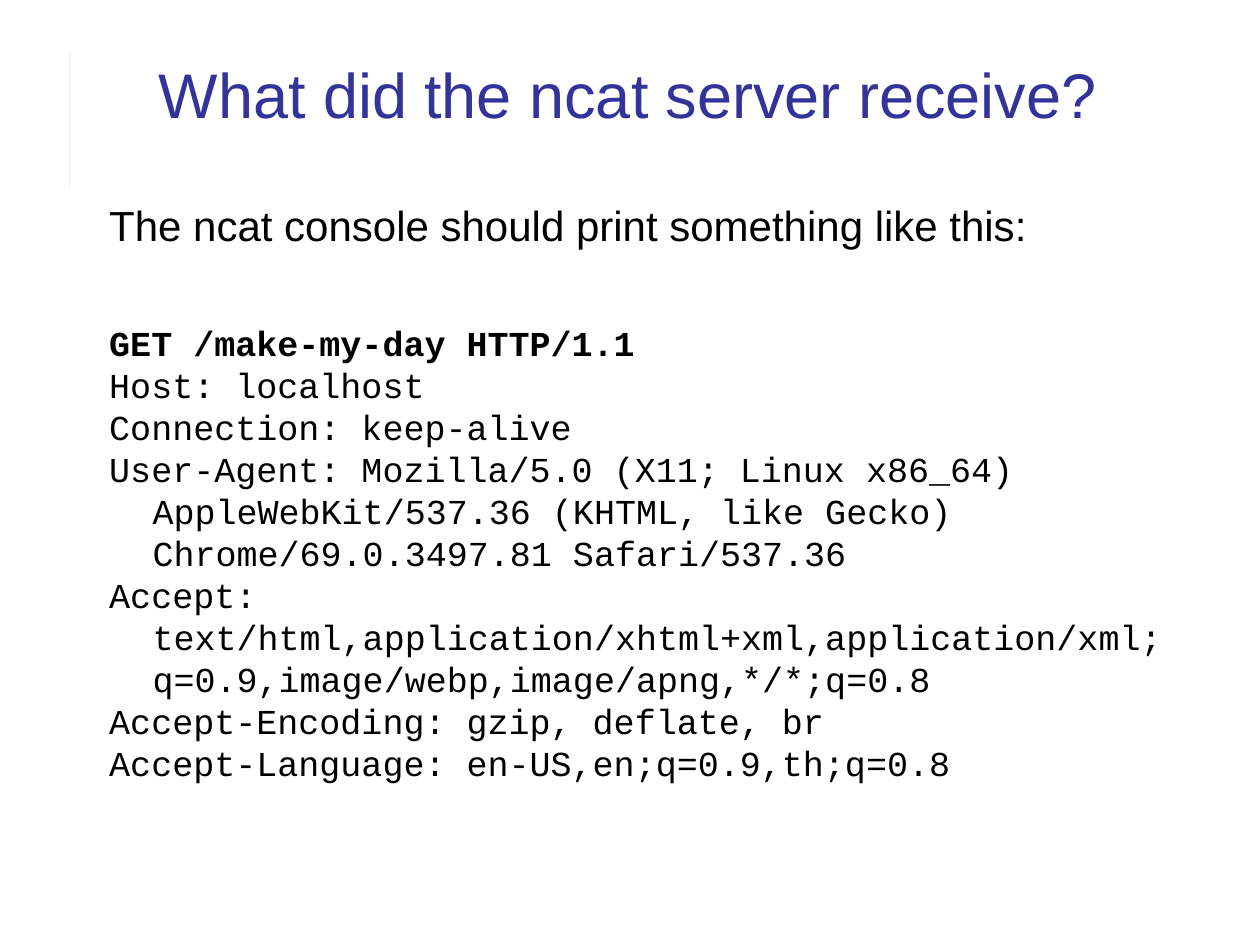
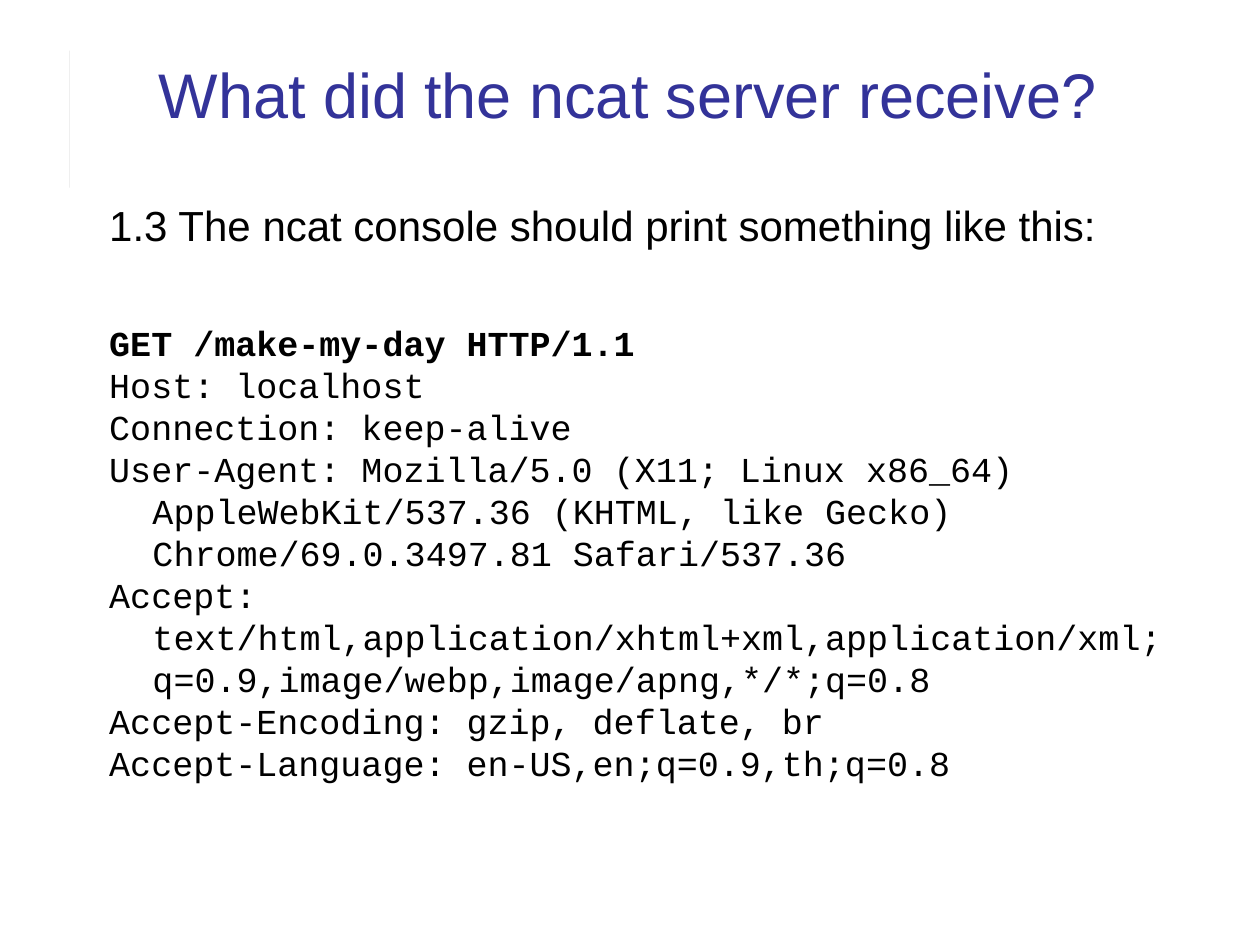
Before and after one commit to cpske/ISP, a slide deck: slide 7 of web/HTTP-in-Action.pptx. Drawn at 1260x945 pixels with LibreOffice and Linux fonts; fonts in the diff are those of the drawing. Boxes give left, top, right and bottom in pixels: in the first picture for what was removed or moved away, otherwise in the second. Text is boxed around its words. In the diff, an @@ line names an element or a change of style, - is before the commit and + after.

```diff
--- a/web/HTTP-in-Action.pptx
+++ b/web/HTTP-in-Action.pptx
@@ text at <box>109,210,1096,249</box>: text changed @@
-The ncat console should print something like this:
+1.3 The ncat console should print something like this:
```
Also in this commit, not shown: 12 other slides changed, 2 slides added, 1 other file.
